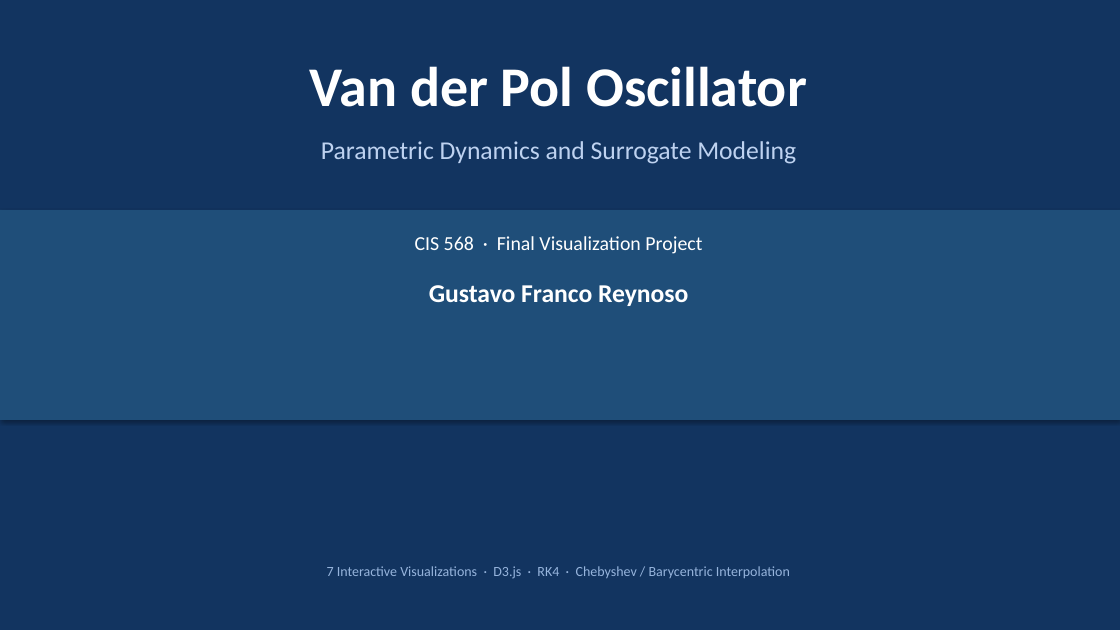
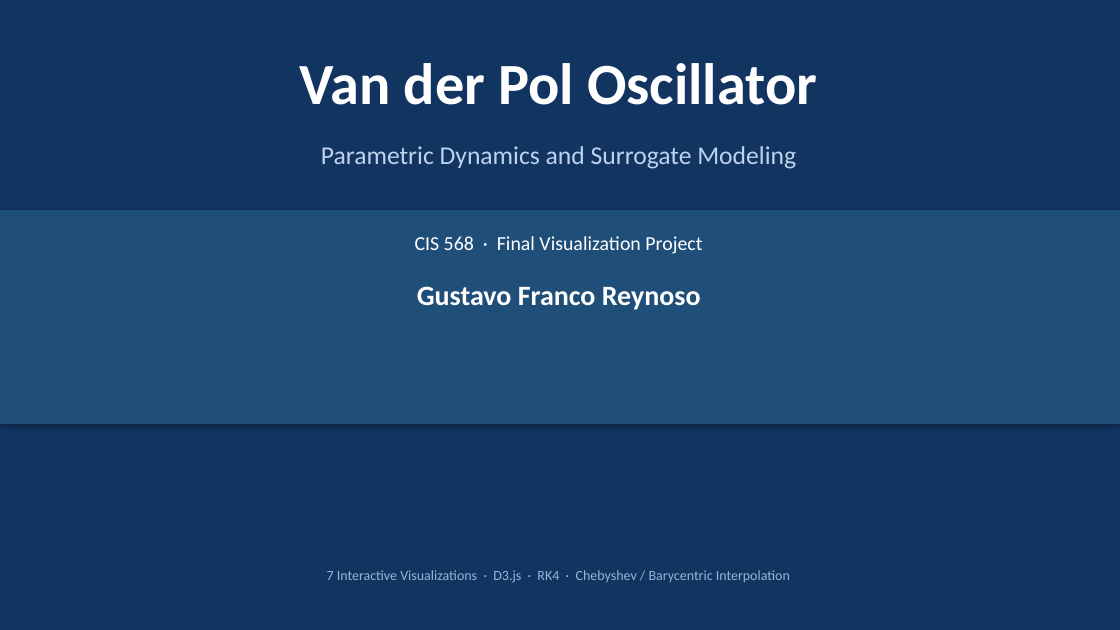
Before and after one commit to gfranco008/cis568, a slide deck: slide 1 of Final/Van_der_Pol_Visualization_Presentation.pptx. Drawn at 1120x630 pixels with LibreOffice and Linux fonts; fonts in the diff are those of the drawing. Boxes give left, top, right and bottom in pixels: in the first picture for what was removed or moved away, otherwise in the second. Text is boxed around its words. In the diff, an @@ line names an element or a change of style, - is before the commit and + after.

Commit message:
Update Van der Pol Visualization presentation file

```diff
--- a/Final/Van_der_Pol_Visualization_Presentation.pptx
+++ b/Final/Van_der_Pol_Visualization_Presentation.pptx
@@ text "Van der Pol Oscillator" at [299,63,817,105]: size 48 to 50 pt @@
@@ text "Parametric Dynamics and Surrogate Modeling": place and size @@
-text "Parametric Dynamics and Surrogate Modeling" at [321,141,796,164]
+text "Parametric Dynamics and Surrogate Modeling" at [321,146,796,169]
@@ rectangle: place and size @@
-rectangle at [0,210,1120,420]
+rectangle at [0,210,1120,424]
@@ text "Gustavo Franco Reynoso" at [417,286,701,310]: size 22 to 24 pt @@
@@ text "7 Interactive Visualizations · D3.js ...": place and size @@
-text "7 Interactive Visualizations · D3.js ..." at [327,566,790,579]
+text "7 Interactive Visualizations · D3.js ..." at [327,570,790,583]
```
Also in this commit, not shown: 13 other slides changed.
